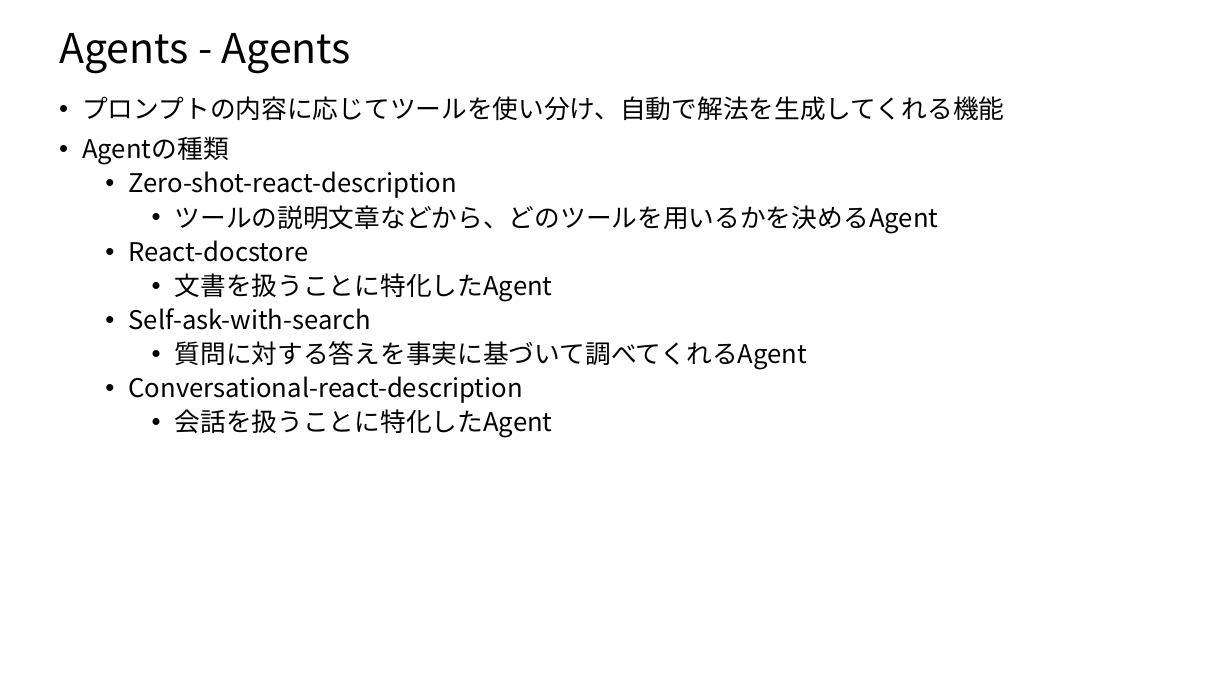
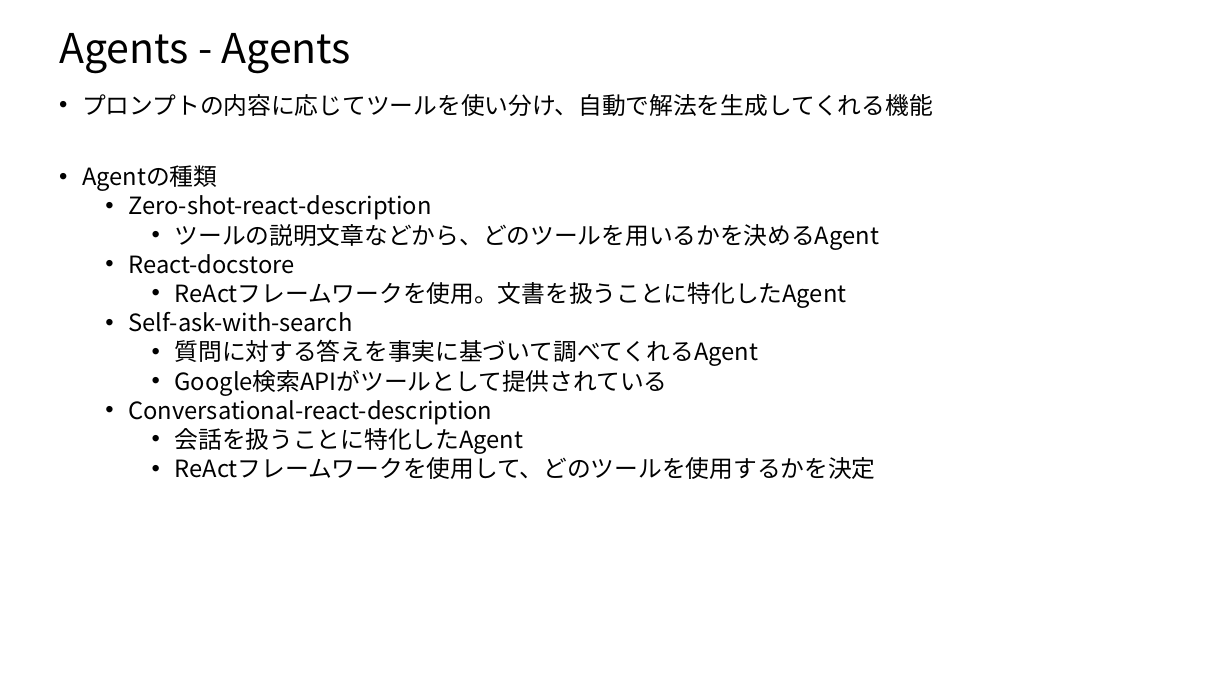
Before and after one commit to nakayasu720/report, a slide deck: slide 28 of LangChainについて.pptx (slide 27 before the commit). Drawn at 1232x693 pixels with LibreOffice and Linux fonts; fonts in the diff are those of the drawing. Boxes give left, top, right and bottom in pixels: in the first picture for what was removed or moved away, otherwise in the second. Text is boxed around its words. In the diff, an @@ line names an element or a change of style, - is before the commit and + after.

```diff
--- a/LangChainについて.pptx
+++ b/LangChainについて.pptx
@@ text at <box>82,94,933,454</box>: size 20 to 18.5 pt in "プロンプトの内容に応じてツールを使い分け、自動で解法を生成してくれる機能", "Agentの種類", "Zero-shot-react-description", "ツールの説明文章などから、どのツールを用いるかを決めるAgent" and 5 more places; line spacing 0.9 to 0.8 @@
@@ text at <box>175,282,847,308</box>: text changed; size 20 to 18.5 pt @@
-    • 文書を扱うことに特化したAgent
+    • ReActフレームワークを使用。文書を扱うことに特化したAgent
@@ text at <box>175,370,668,396</box>: paragraph added @@
+    • Google検索APIがツールとして提供されている
@@ text at <box>175,453,876,479</box>: paragraph added @@
+    • ReActフレームワークを使用して、どのツールを使用するかを決定
```
Also in this commit, not shown: 10 other slides changed, 1 slide added.
